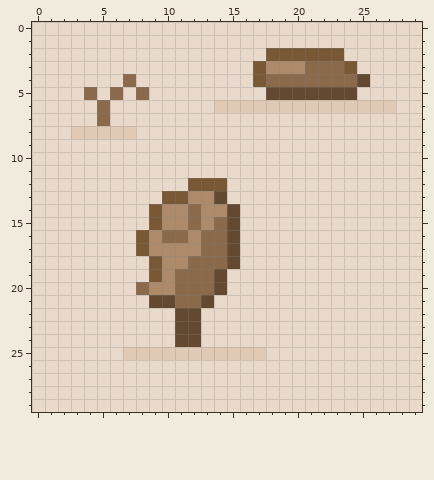
Pixel-art sprite -- data/ground/ground1.png. Above, as it was before the edit.
The file is 60x60 pixels, drawn in blocks of 2x2; one block is one cell here.
The same view after the edit:
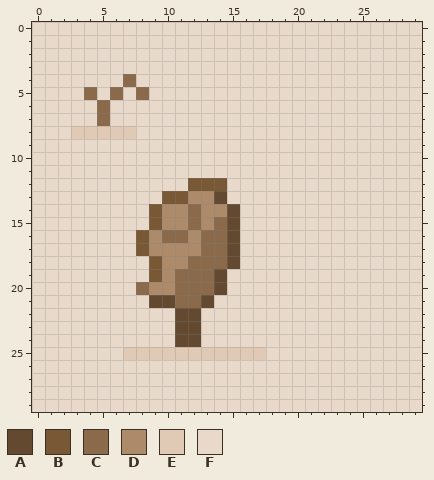
Palette (. is transparent): A #63492f  B #795836  C #8a6a4a  D #ad8b6a  E #e1cab5  F #e9d9ca
Edits made:
@@ x 12..29 @@
  1 FFFFFFFFFFFFFFFFFF
- 2 FFFFFFBBBBBBFFFFFF
- 3 FFFFFBDDDCCCBFFFFF
- 4 FFFFFBCCCCCCCAFFFF
- 5 FFFFFFAAAAAAAFFFFF
- 6 FFEEEEEEEEEEEEEEFF
+ 2 FFFFFFFFFFFFFFFFFF
+ 3 FFFFFFFFFFFFFFFFFF
+ 4 FFFFFFFFFFFFFFFFFF
+ 5 FFFFFFFFFFFFFFFFFF
+ 6 FFFFFFFFFFFFFFFFFF
  7 FFFFFFFFFFFFFFFFFF
Boxes around the changes in both pictures, in picture pixels (x1, y1, x2, y2):
changed: (214, 48, 396, 113)
